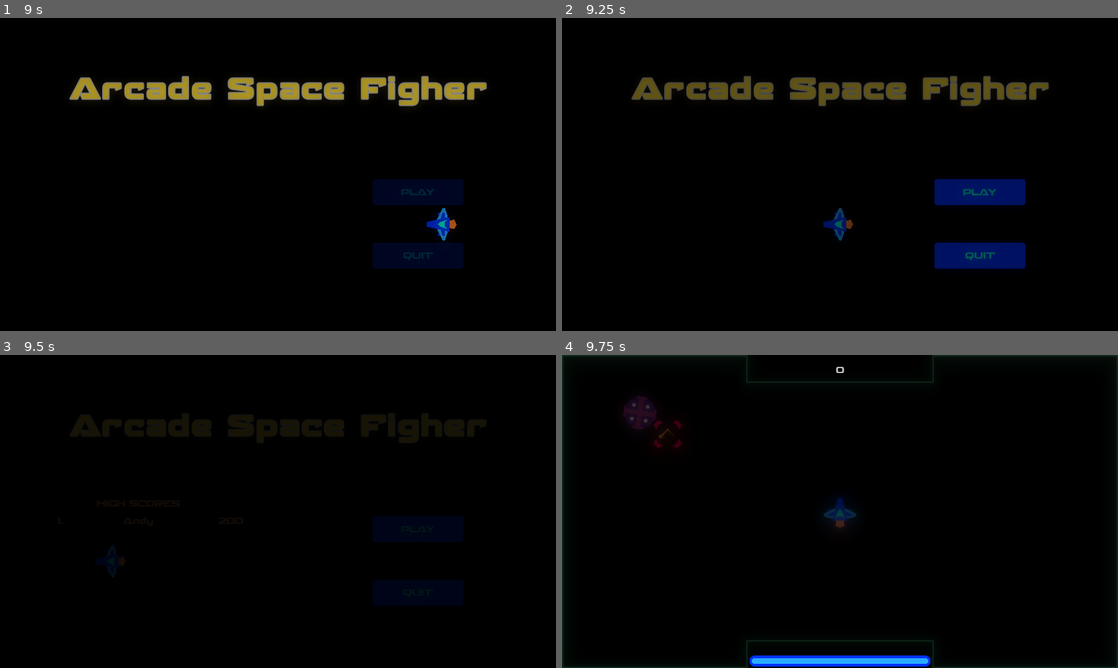
Above: before the commit, frames 1-4 (two rows, left to right).
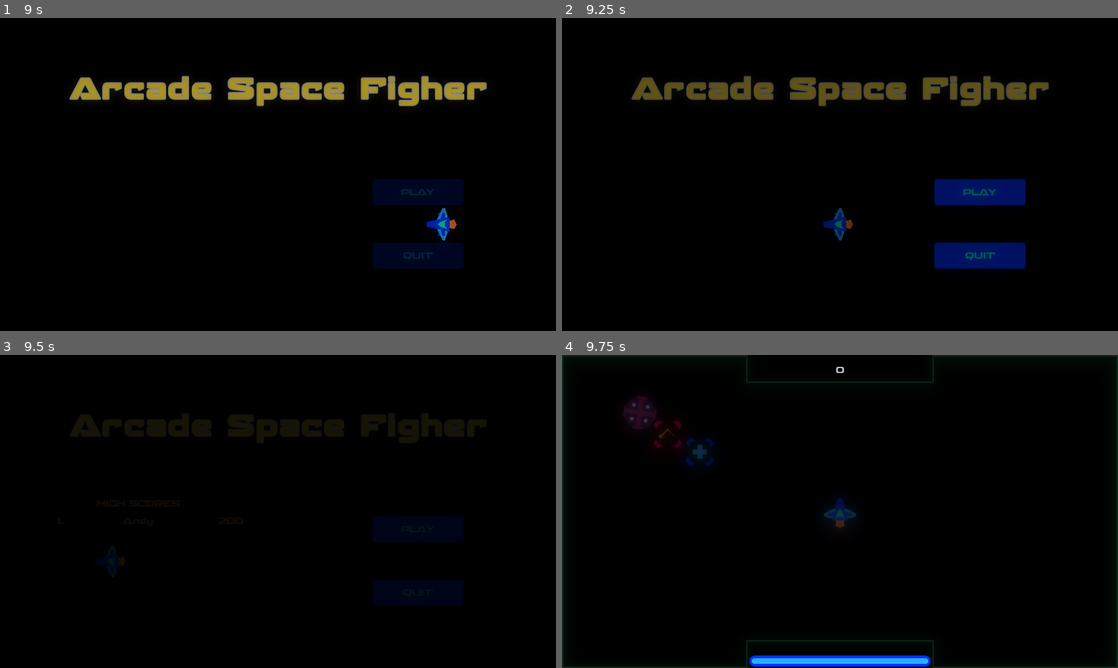
Above: after the commit, the same moments.

Repository: dslh/ArcadeSpaceFighter
Game: Godot game, scene res://splash_screen/JWR26SplashScreen.tscn
Two runs of this game, one before a commit and one after it. Both use one fixed random seed, a clock stepped at 60 frames per second and the inputs below.
Inputs:
- Up to frame 1 (9 s): hold Right (turn_right) 0.53-1.28 s; hold C (fire_laser) 0.53-1.28 s; tap W (stop) at 0.8, 1.35, 2.3, 3.8, 4.35, 5.3, 5.85, 6.8, 8.3, 8.85 s; hold Left (turn_left) 1.28-2.03 s; tap C (fire_laser) every 1.5 s from 1.55 to 7.55 s; tap Enter at 2, 3.5, 5 s; hold Right (turn_right) 2.03-2.78 s; hold Down (break) 2.03-2.78 s; tap Space at 2.75, 4.25, 5.75 s; hold Up (thrust) 2.78-3.53 s; tap X (fire_cannon) at 2.85, 7.35 s; hold C (fire_laser) 3.53-4.28 s; hold Left (turn_left) 3.53-5.78 s; hold C (fire_laser) 5.03-5.78 s; hold Right (turn_right) 5.78-6.53 s; hold Up (thrust) 6.53-7.28 s; hold Down (break) 6.53-7.28 s; hold Right (turn_right) 7.28-8.03 s; hold C (fire_laser) 8.03-8.78 s; hold Left (turn_left) from 8.03 s (still down)
- Up to frame 2 (9.25 s): keep holding Left (turn_left); tap C (fire_laser) at 9.05 s
- Up to frame 3 (9.5 s): keep holding Left (turn_left)
- Up to frame 4 (9.75 s): release Left (turn_left) at 9.5 s; click "PLAY" at 9.5 s

Frames 1-3 are identical in both runs. In frame 4, 0.1% of the frame differs, in the area x 22-28%, y 26-36%.

Commit message:
restoring points
points are now scored. There is a problem when the player collides with a UFO as the constant contact removes all health

Diff:
--- a/entities/Player.tscn
+++ b/entities/Player.tscn
@@ -99,24 +99,26 @@
 color = Color( 0, 0.2, 1, 1 )
 polygon = PoolVector2Array( -53.3333, -5.33333, -53.3333, 10.6667, -42.6667, 10.6667, -42.6667, -5.33333 )
 
+[node name="Wing" type="Polygon2D" parent="Ship/Cannon"]
+scale = Vector2( 1.33333, 0.666667 )
+color = Color( 0.160784, 0.678431, 1, 1 )
+polygon = PoolVector2Array( -8, -16, -8, 24, -32, 24, -56, 16, -56, 8 )
+
+[node name="Stripe" type="Polygon2D" parent="Ship/Cannon/Wing"]
+color = Color( 0, 0.2, 1, 1 )
+polygon = PoolVector2Array( -16, 0, -16, 16, -40, 16, -40, 8 )
+
 [node name="Cannon2" type="Polygon2D" parent="Ship"]
 scale = Vector2( 0.75, 1.5 )
 color = Color( 0, 0.2, 1, 1 )
 polygon = PoolVector2Array( 42.6667, -5.33333, 42.6667, 2.96956, 42.6667, 10.6667, 53.3333, 10.6667, 53.3333, -5.33333 )
 
-[node name="Wing" type="Polygon2D" parent="Ship"]
-color = Color( 0.160784, 0.678431, 1, 1 )
-polygon = PoolVector2Array( -8, -16, -8, 24, -32, 24, -56, 16, -56, 8 )
-
-[node name="Stripe" type="Polygon2D" parent="Ship/Wing"]
-color = Color( 0, 0.2, 1, 1 )
-polygon = PoolVector2Array( -16, 0, -16, 16, -40, 16, -40, 8 )
-
-[node name="Wing2" type="Polygon2D" parent="Ship"]
+[node name="Wing2" type="Polygon2D" parent="Ship/Cannon2"]
+scale = Vector2( 1.33333, 0.666667 )
 color = Color( 0.160784, 0.678431, 1, 1 )
 polygon = PoolVector2Array( 8, -16, 8, 24, 32, 24, 56, 16, 56, 8 )
 
-[node name="Stripe2" type="Polygon2D" parent="Ship/Wing2"]
+[node name="Stripe2" type="Polygon2D" parent="Ship/Cannon2/Wing2"]
 color = Color( 0, 0.2, 1, 1 )
 polygon = PoolVector2Array( 16, 0, 16, 16, 40, 16, 40, 8 )
 
@@ -124,11 +126,11 @@
 color = Color( 1, 0.517647, 0.14902, 1 )
 polygon = PoolVector2Array( -8, 0, -16, 48, 0, 56, 16, 48, 8, 0 )
 
-[node name="Body" type="Polygon2D" parent="Ship"]
+[node name="Body" type="Polygon2D" parent="Ship/Flame"]
 color = Color( 0, 0.2, 1, 1 )
 polygon = PoolVector2Array( -8, -48, 8, -48, 24, 24, 24, 32, -24, 32, -24, 24 )
 
-[node name="Cockpit" type="Polygon2D" parent="Ship"]
+[node name="Cockpit" type="Polygon2D" parent="Ship/Flame"]
 color = Color( 0, 1, 0.8, 1 )
 polygon = PoolVector2Array( -8, 0, -16, 24, -8, 16, 8, 16, 16, 24, 8, 0, 0, -8 )
 
--- a/entities/entity_asteroid.gd
+++ b/entities/entity_asteroid.gd
@@ -129,4 +129,9 @@
 	print(area, "  ", SIZE_LIMIT, " ", MASS_LIMIT * area / SIZE_LIMIT)
 	set_mass(MASS_LIMIT * (area / SIZE_LIMIT))
 
+
+func entity_destroyed() -> void:
+	EventBus.emit_signal("asteroid_destroyed", 10)
+	queue_free()
+
 # --- SetGet functions ---
--- a/entities/entity_ship.gd
+++ b/entities/entity_ship.gd
@@ -1,58 +1,39 @@
-# ---------------------------------------------------
-# Class
-# ---------------------------------------------------
+# --- Class ---
 class_name Ship2D
-# ---------------------------------------------------
-# Extends
-# ---------------------------------------------------
+
+# --- Extends ---
 extends Entity2D
 
-# ---------------------------------------------------
-# Siganls
-# ---------------------------------------------------
+# --- Siganls ---
 
-# ---------------------------------------------------
-# ENUMS
-# ---------------------------------------------------
 
-# ---------------------------------------------------
-# Constants
-# ---------------------------------------------------
+# --- ENUMS ---
+
+
+# --- Constants ---
 const MAX_HP:int = 10
 const BOUNCING_PROJECTILE_COLOR: Color = Color(1.0, 0.52, 0.15, 1)
 const SPRAY: float = 0.1
-# ---------------------------------------------------
-# Exported Variables
-# ---------------------------------------------------
+# --- Exported Variables ---
 export var projectile_radius: int = 12
-# ---------------------------------------------------
-# Public Variables
-# ---------------------------------------------------
+# --- Public Variables ---
 var bouncing_bullets_active: bool = false setget set_bouncing_bullets_active
-# ---------------------------------------------------
-# Private Variables
-# ---------------------------------------------------
+# --- Private Variables ---
 
-# ---------------------------------------------------
-# Onready Variables
-# ---------------------------------------------------
 
-# ---------------------------------------------------
-# Virtual _init method
-# ---------------------------------------------------
+# --- Onready Variables ---
 
-# ---------------------------------------------------
-# Virtual _ready method
-# ---------------------------------------------------
 
-# ---------------------------------------------------
-# Virtual methods
-# ---------------------------------------------------
+# --- Virtual _init method ---
 
-# ---------------------------------------------------
-# Public methods
-# ---------------------------------------------------
 
+# --- Virtual _ready method ---
+
+
+# --- Virtual methods ---
+
+
+# --- Public methods ---
 func apply_health_powerup(value: int = 1) -> void:
 	# HP can not go over MAX_HP
 	var max_change = MAX_HP - hp
@@ -68,10 +49,7 @@
 	set_bouncing_bullets_active(true)
 
 
-# ---------------------------------------------------
-# Private methods
-# ---------------------------------------------------
-
+# --- Private methods ---
 func _fire_projectile(pos: Vector2, dir: Vector2, exception: Node, container: Node, color: Color = Color.white) -> void:
 	var projectile_color: Color = BOUNCING_PROJECTILE_COLOR if bouncing_bullets_active else color
 	var p: Projectile2D = Projectile2D.new(projectile_radius, exception, projectile_color)
@@ -83,9 +61,6 @@
 	container.add_child(p)
 
 
-
-# ---------------------------------------------------
-# SetGet functions
-# ---------------------------------------------------
+# --- SetGet functions ---
 func set_bouncing_bullets_active(value: bool = false) -> void:
 	bouncing_bullets_active = value
--- a/entities/ship_player.gd
+++ b/entities/ship_player.gd
@@ -123,7 +123,8 @@
 
 
 func _on_Player_body_entered(body: Node) -> void:
-	take_damage(1)
+	if body.is_in_group("enemy"):
+		take_damage(1)
 
 
 func _on_BouncingBulletTimer_timeout() -> void:
--- a/entities/ship_ufo.gd
+++ b/entities/ship_ufo.gd
@@ -41,7 +41,7 @@
 
 	if player:
 		thrust_impulse = global_position.direction_to(player.get_global_position())
-		if $ShootTimer.is_stopped():
+		if $ShootTimer.is_stopped() && $VisibilityNotifier2D.is_on_screen():
 			_shoot()
 	else:
 		thrust_impulse = global_position.direction_to(Vector2.ZERO)
@@ -55,6 +55,11 @@
 func apply_bouncing_bullet_powerup() -> void:
 	set_bouncing_bullets_active(true)
 	$BouncingBulletTimer.start(BOUNCING_BULLET_TIME)
+
+
+func entity_destroyed() -> void:
+	EventBus.emit_signal("ufo_destroyed", 100)
+	queue_free()
 
 # --- Private methods ---
 func _shoot() -> void:
--- a/game/game.tscn
+++ b/game/game.tscn
@@ -45,6 +45,22 @@
 [node name="EntitySpawnPoint" type="PathFollow2D" parent="EntityPath"]
 position = Vector2( -1216, -768 )
 
+[node name="PowerupManager" type="Node" parent="."]
+script = ExtResource( 2 )
+health = ExtResource( 6 )
+bouncing = ExtResource( 8 )
+laser = ExtResource( 9 )
+
+[node name="Timer" type="Timer" parent="PowerupManager"]
+wait_time = 10.0
+autostart = true
+
+[node name="Health" parent="PowerupManager" instance=ExtResource( 6 )]
+position = Vector2( -484, -206 )
+
+[node name="BouncingBullletPowerup" parent="PowerupManager" instance=ExtResource( 8 )]
+position = Vector2( -595, -267 )
+
 [node name="UFOTimer" type="Timer" parent="."]
 wait_time = 8.0
 autostart = true
@@ -58,19 +74,6 @@
 
 [node name="Boundary" parent="." instance=ExtResource( 5 )]
 
-[node name="PowerupManager" type="Node" parent="."]
-script = ExtResource( 2 )
-health = ExtResource( 6 )
-bouncing = ExtResource( 8 )
-laser = ExtResource( 9 )
-
-[node name="Timer" type="Timer" parent="PowerupManager"]
-wait_time = 10.0
-autostart = true
-
-[node name="BouncingBullletPowerup" parent="PowerupManager" instance=ExtResource( 8 )]
-position = Vector2( -595, -267 )
-
+[connection signal="timeout" from="PowerupManager/Timer" to="PowerupManager" method="_on_Timer_timeout"]
 [connection signal="timeout" from="UFOTimer" to="." method="_on_UFOTimer_timeout"]
 [connection signal="timeout" from="AsteroidTimer" to="." method="_on_AsteroidTimer_timeout"]
-[connection signal="timeout" from="PowerupManager/Timer" to="PowerupManager" method="_on_Timer_timeout"]
